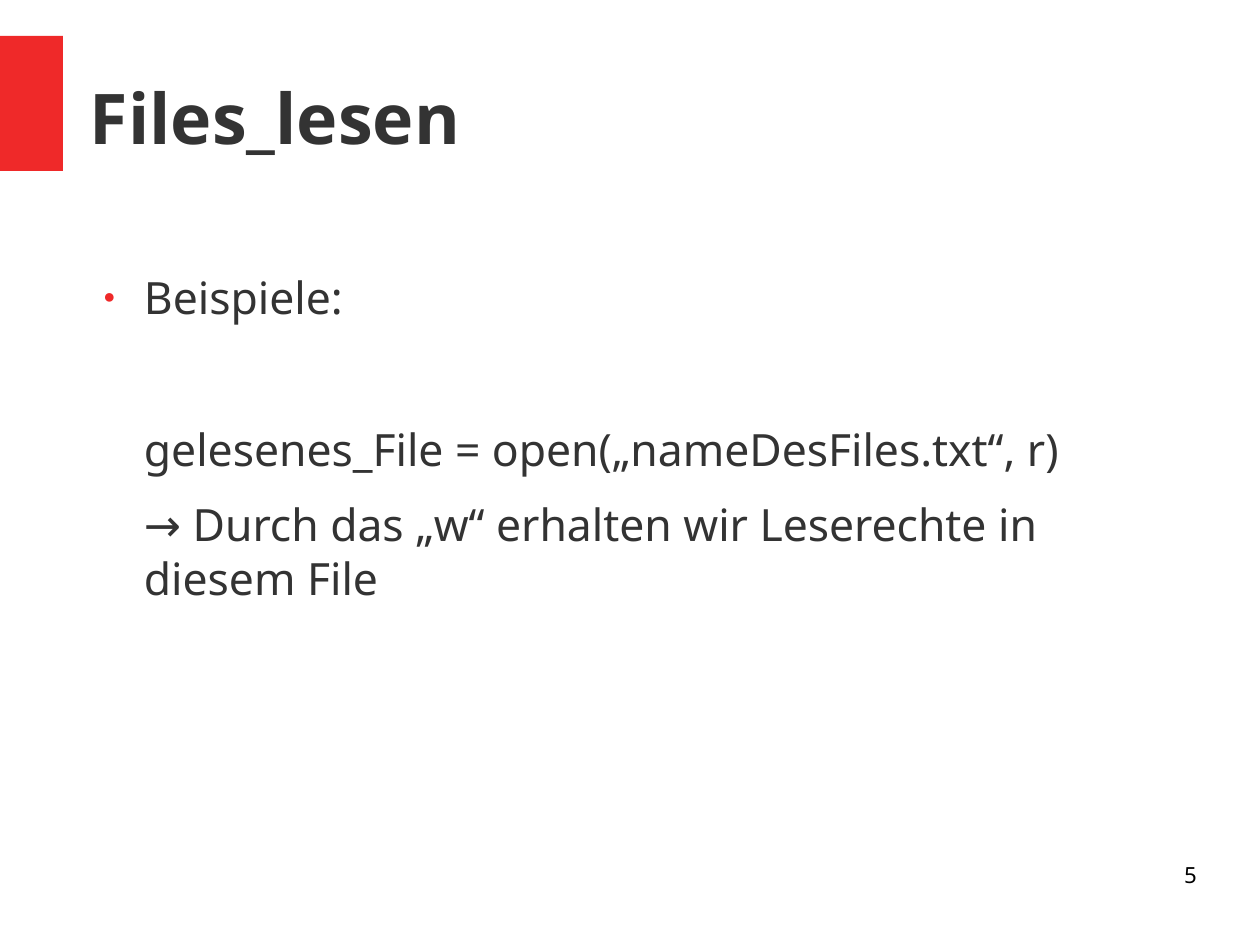
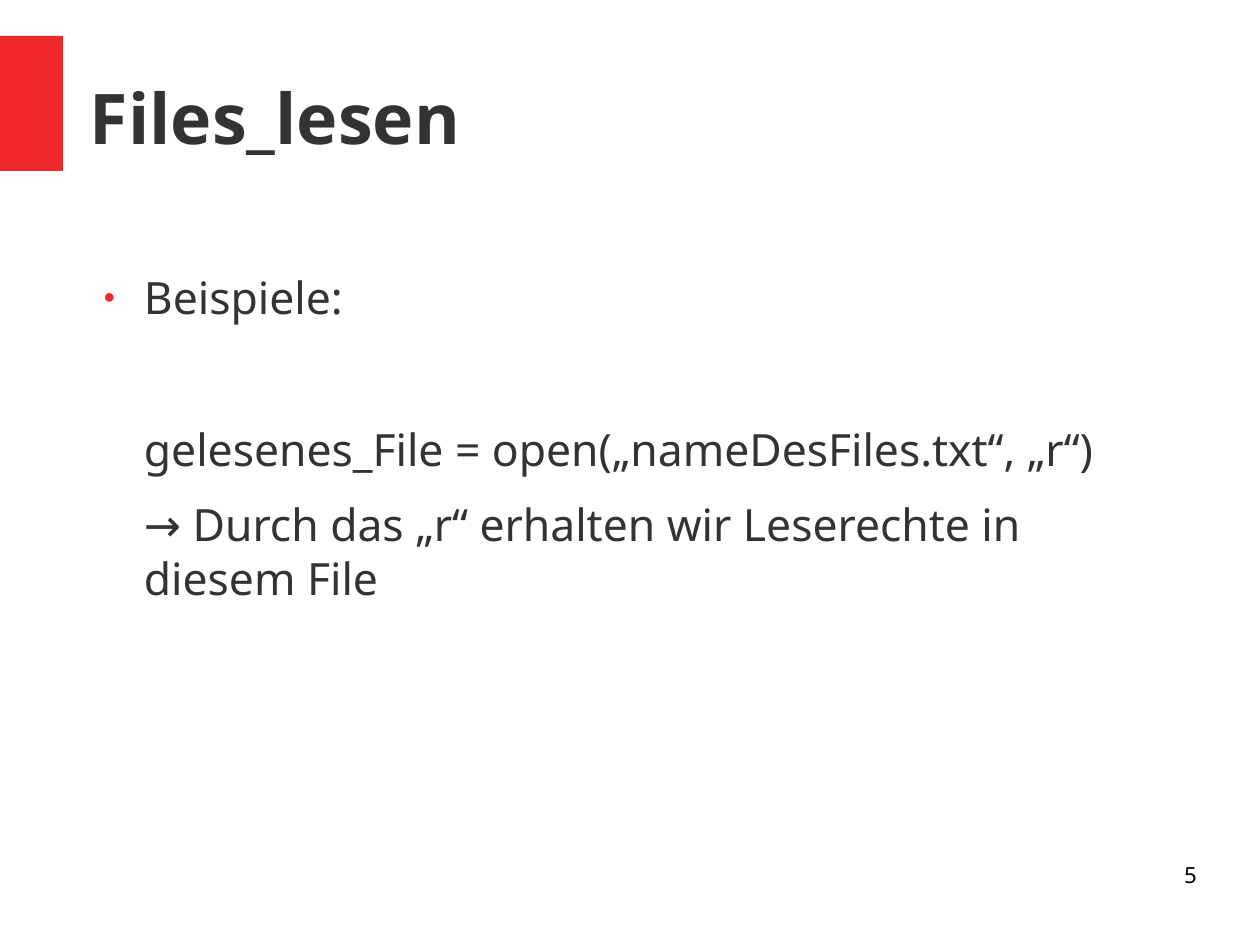
Before and after one commit to MasterLeader09/MinecraftOnMondayHSHL, a slide deck: slide 5 of Theorie/8. Files_lesen.odp. Drawn at 1260x945 pixels with LibreOffice and Linux fonts; fonts in the diff are those of the drawing. Boxes give left, top, right and bottom in pixels: in the first picture for what was removed or moved away, otherwise in the second. Text is boxed around its words. In the diff, an @@ line names an element or a change of style, - is before the commit and + after.

Commit message:
Files_lesen berichtigt

```diff
--- a/Theorie/8. Files_lesen.odp
+++ b/Theorie/8. Files_lesen.odp
@@ text at bbox=[144, 432, 1093, 596]: text changed @@
-gelesenes_File = open(„nameDesFiles.txt“, r)
-→ Durch das „w“ erhalten wir Leserechte in diesem File
+gelesenes_File = open(„nameDesFiles.txt“, „r“)
+→ Durch das „r“ erhalten wir Leserechte in diesem File
```
Also in this commit, not shown: 4 other slides changed.
